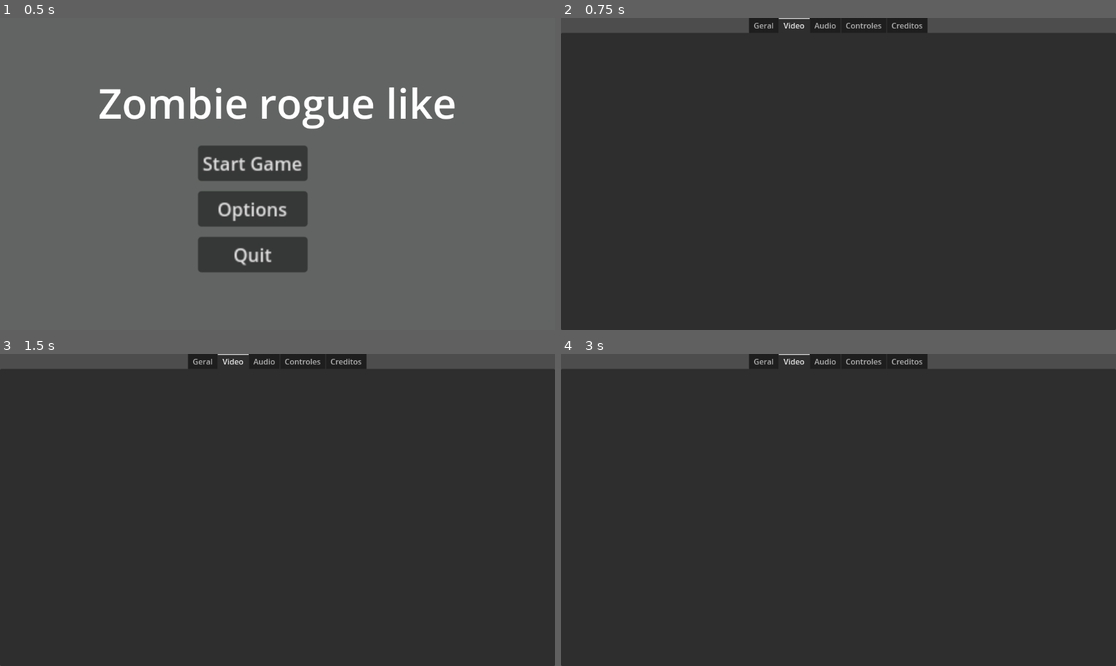
Above: before the commit, frames 1-4 (two rows, left to right).
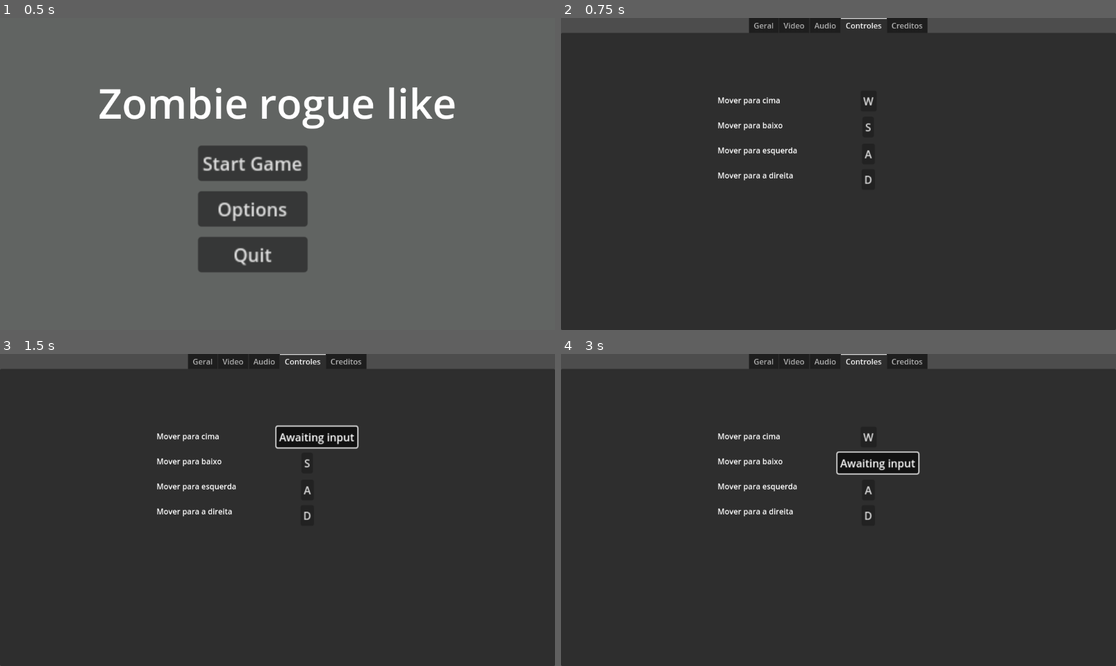
Above: after the commit, the same moments.

Repository: Kennykiller36/project-rogue-zombie
Game: Godot game, scene res://scenes/main_menu_scene/main_menu.tscn
Same seed, same stepped clock (60 frames per second), same inputs: the game is played once before the commit and once after it.
Inputs (mouse positions are in pixels of both pictures, inside the frame that each line leads up to):
- Up to frame 1 (0.5 s): no input
- Up to frame 2 (0.75 s): click "Options" at 0.5 s
- Up to frame 3 (1.5 s): click (305, 438) at 1.25 s, where only the run after the commit has a clickable "W"
- Up to frame 4 (3 s): click (877, 438) at 2 s, where only the run after the commit has a clickable "Awaiting input"; click (866, 463) at 2.75 s, where only the run after the commit has a clickable "S"

Frame 1 is identical in both runs. In frame 2, 0.8% of the frame differs, in the area x 28-59%, y 0-54%; in frame 3, 1.8%, in the area x 28-65%, y 0-54%; in frame 4, 1.8%.

Commit message:
Update rebind de teclas

Diff:
--- /dev/null
+++ b/scenes/options_menu_scene/input_map_btn.gd
@@ -0,0 +1,46 @@
+extends Button
+class_name InputMapBtn
+
+@export var action:String
+@export var action_event_index: int=0
+# Called when the node enters the scene tree for the first time.
+func _ready() -> void:
+	toggle_mode=true
+	toggled.connect(_toggled)
+	_toggled(false)
+
+func _toggled(toggled_on: bool) -> void:
+	if !action or !InputMap.has_action(action):
+		return
+	if toggled_on:
+		text= "Awaiting input"
+		return
+	if action_event_index>=InputMap.action_get_events(action).size():
+		text= "Unassigned"
+		return
+	var input= InputMap.action_get_events(action)[action_event_index]
+	if input is InputEventKey:
+		if input.physical_keycode !=0:
+			text=OS.get_keycode_string(input.physical_keycode)
+		else:
+			text=OS.get_keycode_string(input.keycode)
+
+func _unhandled_input(event: InputEvent) -> void:
+	if !InputMap.has_action(action) or !button_pressed:
+		return
+	if event.is_pressed() and (event is InputEventKey):
+		var action_events_list=InputMap.action_get_events(action)
+		if action_event_index<action_events_list.size():
+			InputMap.action_erase_event(action, action_events_list[action_event_index])
+		InputMap.action_add_event(action,event)
+		action_event_index=InputMap.action_get_events(action).size()-1
+		set_pressed(false)
+		release_focus()
+
+func _input(event: InputEvent) -> void:
+	# Only untoggle if clicking outside the button (mouse button released)
+	if event is InputEventMouseButton and event.button_index == MOUSE_BUTTON_LEFT and !event.pressed:
+		# Don't untoggle if the mouse is over this button
+		if not get_global_rect().has_point(event.position):
+			set_pressed(false)
+			release_focus()
--- /dev/null
+++ b/scenes/options_menu_scene/input_map_btn.tscn
@@ -0,0 +1,10 @@
+[gd_scene load_steps=2 format=3 uid="uid://crpyt0s8oxf7f"]
+
+[ext_resource type="Script" uid="uid://dtr1sagv0h0j7" path="res://scenes/options_menu_scene/input_map_btn.gd" id="1_33cpf"]
+
+[node name="InputMapBtn" type="Button"]
+offset_right = 8.0
+offset_bottom = 8.0
+script = ExtResource("1_33cpf")
+
+[connection signal="toggled" from="." to="." method="_on_toggled"]
--- a/scenes/options_menu_scene/options_menu.gd
+++ b/scenes/options_menu_scene/options_menu.gd
@@ -1,22 +1,9 @@
 extends Control
 
-var audio_bus_master
-var audio_bus_sfx
-var audio_bus_musica
-
+##Parte dos botões da tab geral
 static var opened_from_gameplay: bool = false
-
 @onready var voltar_jogo_btn = $TabContainer/Geral/VoltarJogoBtn
 @onready var voltar_hub_btn = $TabContainer/Geral/VoltarParaHubBtn
-
-func _ready():
-	process_mode = Node.PROCESS_MODE_ALWAYS
-	audio_bus_master= AudioServer.get_bus_index("Master")
-	audio_bus_sfx= AudioServer.get_bus_index("Sfx")
-	audio_bus_musica= AudioServer.get_bus_index("Musica")
-
-	_update_button_visibility()
-
 func _update_button_visibility():
 	var should_show = opened_from_gameplay
 	voltar_jogo_btn.visible = should_show
@@ -36,6 +23,14 @@
 	get_tree().paused = false
 	get_tree().change_scene_to_file("res://scenes/main_menu_scene/main_menu.tscn")
 
+##Parte da Tab de video
+
+
+##Parte da Tab de audio
+var audio_bus_master
+var audio_bus_sfx
+var audio_bus_musica
+
 func _on_audio_geral_slider_value_changed(value):
 	var db= linear_to_db(value)
 	AudioServer.set_bus_volume_db(audio_bus_master, db)
@@ -47,3 +42,12 @@
 func _on_audio_musica_slider_value_changed(value):
 	var db= linear_to_db(value)
 	AudioServer.set_bus_volume_db(audio_bus_musica, db)
+
+##Parte da função ready
+func _ready():
+	process_mode = Node.PROCESS_MODE_ALWAYS
+	audio_bus_master= AudioServer.get_bus_index("Master")
+	audio_bus_sfx= AudioServer.get_bus_index("Sfx")
+	audio_bus_musica= AudioServer.get_bus_index("Musica")
+
+	_update_button_visibility()
--- a/scenes/options_menu_scene/options_menu.tscn
+++ b/scenes/options_menu_scene/options_menu.tscn
@@ -1,6 +1,7 @@
-[gd_scene load_steps=2 format=3 uid="uid://do0wyw2uv0eo8"]
+[gd_scene load_steps=3 format=3 uid="uid://do0wyw2uv0eo8"]
 
 [ext_resource type="Script" uid="uid://c8tv0nn8apjgb" path="res://scenes/options_menu_scene/options_menu.gd" id="1_5mbrk"]
+[ext_resource type="Script" uid="uid://dtr1sagv0h0j7" path="res://scenes/options_menu_scene/input_map_btn.gd" id="2_2v3r4"]
 
 [node name="OptionsMenuControl" type="Control"]
 process_mode = 4
@@ -20,7 +21,7 @@
 grow_horizontal = 2
 grow_vertical = 2
 tab_alignment = 1
-current_tab = 1
+current_tab = 3
 
 [node name="Geral" type="TabBar" parent="TabContainer"]
 visible = false
@@ -75,6 +76,7 @@
 text = "Voltar para o hub"
 
 [node name="Video" type="TabBar" parent="TabContainer"]
+visible = false
 layout_mode = 2
 metadata/_tab_index = 1
 
@@ -170,9 +172,96 @@
 value = 1.0
 
 [node name="Controles" type="TabBar" parent="TabContainer"]
-visible = false
 layout_mode = 2
 metadata/_tab_index = 3
+
+[node name="Label" type="Label" parent="TabContainer/Controles"]
+layout_mode = 0
+offset_left = 325.0
+offset_top = 128.0
+offset_right = 491.0
+offset_bottom = 333.0
+size_flags_horizontal = 4
+text = "Mover para cima
+
+Mover para baixo
+
+Mover para esquerda
+
+Mover para a direita
+"
+
+[node name="InputMapBtnCima" type="Button" parent="TabContainer/Controles"]
+layout_mode = 1
+anchors_preset = 8
+anchor_left = 0.5
+anchor_top = 0.5
+anchor_right = 0.5
+anchor_bottom = 0.5
+offset_left = 54.00006
+offset_top = -176.50002
+offset_right = 62.00006
+offset_bottom = -168.50002
+grow_horizontal = 2
+grow_vertical = 2
+scale = Vector2(1.383643, 1.383643)
+script = ExtResource("2_2v3r4")
+action = "up"
+metadata/_custom_type_script = "uid://dtr1sagv0h0j7"
+
+[node name="InputMapBtnBaixo" type="Button" parent="TabContainer/Controles"]
+layout_mode = 1
+anchors_preset = 8
+anchor_left = 0.5
+anchor_top = 0.5
+anchor_right = 0.5
+anchor_bottom = 0.5
+offset_left = 54.00006
+offset_top = -123.499985
+offset_right = 62.00006
+offset_bottom = -115.499985
+grow_horizontal = 2
+grow_vertical = 2
+scale = Vector2(1.383643, 1.383643)
+script = ExtResource("2_2v3r4")
+action = "down"
+metadata/_custom_type_script = "uid://dtr1sagv0h0j7"
+
+[node name="InputMapBtnEsquerda" type="Button" parent="TabContainer/Controles"]
+layout_mode = 1
+anchors_preset = 8
+anchor_left = 0.5
+anchor_top = 0.5
+anchor_right = 0.5
+anchor_bottom = 0.5
+offset_left = 54.00006
+offset_top = -67.5
+offset_right = 62.00006
+offset_bottom = -59.5
+grow_horizontal = 2
+grow_vertical = 2
+scale = Vector2(1.383643, 1.383643)
+script = ExtResource("2_2v3r4")
+action = "left"
+metadata/_custom_type_script = "uid://dtr1sagv0h0j7"
+
+[node name="InputMapBtnDireita" type="Button" parent="TabContainer/Controles"]
+layout_mode = 1
+anchors_preset = 8
+anchor_left = 0.5
+anchor_top = 0.5
+anchor_right = 0.5
+anchor_bottom = 0.5
+offset_left = 54.00006
+offset_top = -14.5
+offset_right = 62.00006
+offset_bottom = -6.5
+grow_horizontal = 2
+grow_vertical = 2
+scale = Vector2(1.383643, 1.383643)
+script = ExtResource("2_2v3r4")
+action = "right"
+metadata/_custom_type_script = "uid://dtr1sagv0h0j7"
 
 [node name="Creditos" type="TabBar" parent="TabContainer"]
 visible = false
Not shown, added: scenes/options_menu_scene/input_map_btn.gd.uid
